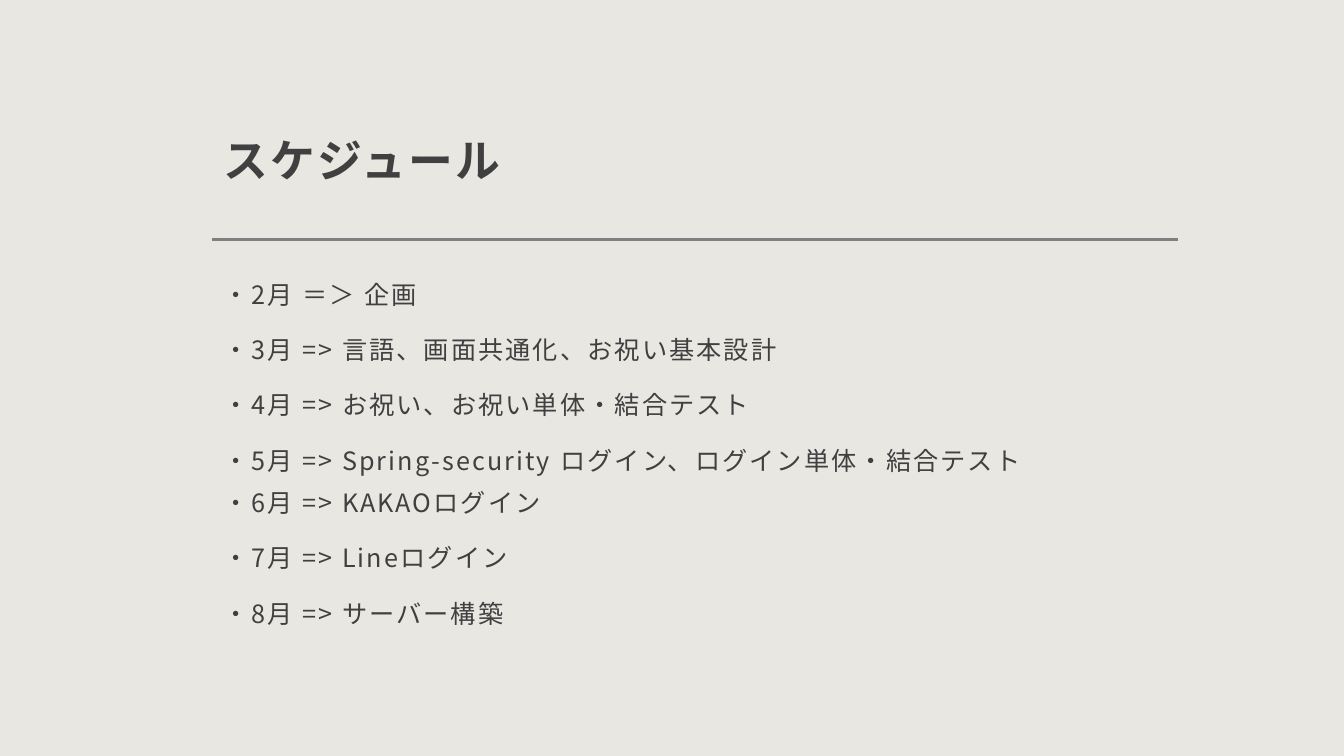
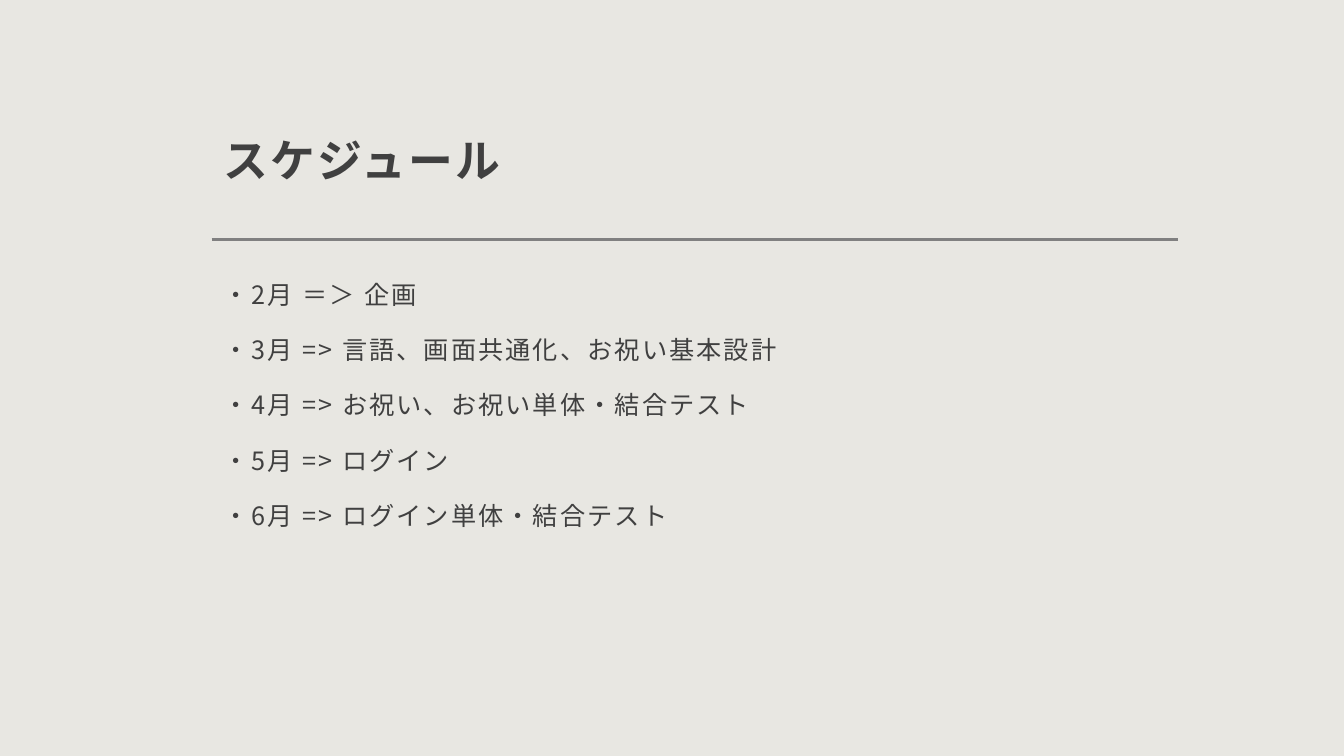
Before and after one commit to bittap/azusato, a slide deck: slide 5 of document/企画書.pptx. Drawn at 1344x756 pixels with LibreOffice and Linux fonts; fonts in the diff are those of the drawing. Boxes give left, top, right and bottom in pixels: in the first picture for what was removed or moved away, otherwise in the second. Text is boxed around its words. In the diff, an @@ line names an element or a change of style, - is before the commit and + after.

```diff
--- a/document/企画書.pptx
+++ b/document/企画書.pptx
@@ text at <box>224,449,667,527</box>: text changed @@
-・5月 => Spring-security ログイン、ログイン単体・結合テスト
-・6月 => KAKAOログイン
-・7月 => Lineログイン
-・8月 => サーバー構築
+・5月 => ログイン
+・6月 => ログイン単体・結合テスト
```
Also in this commit, not shown: 1 other slide changed.
